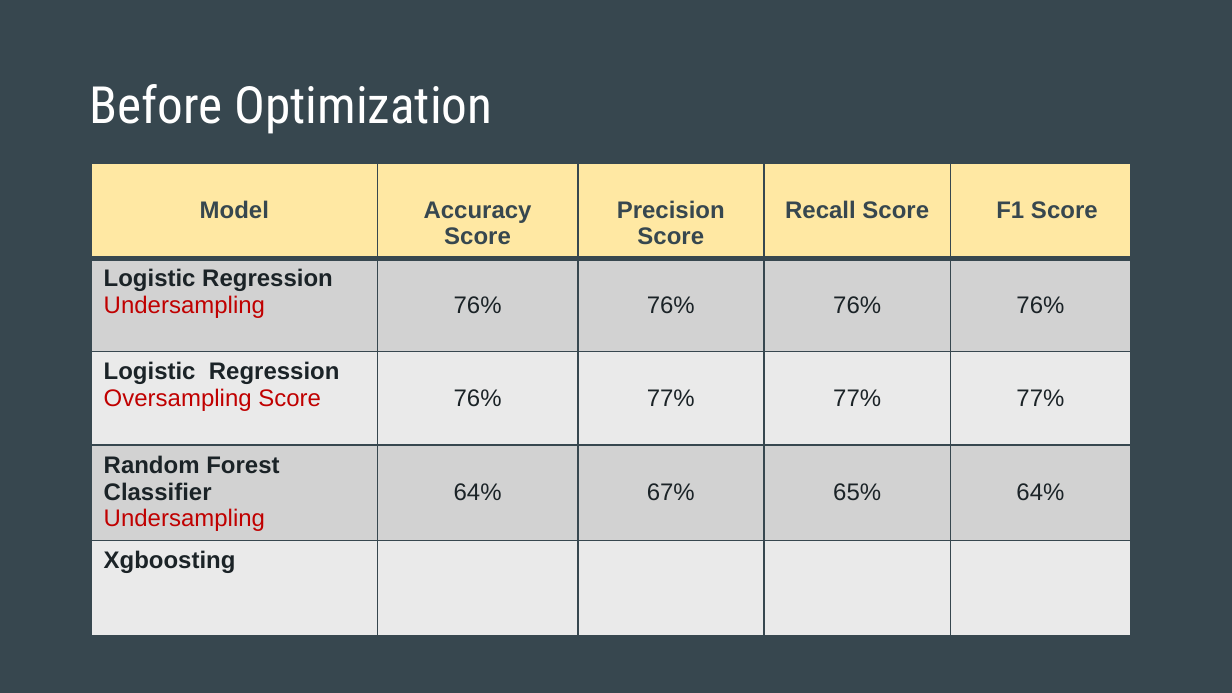
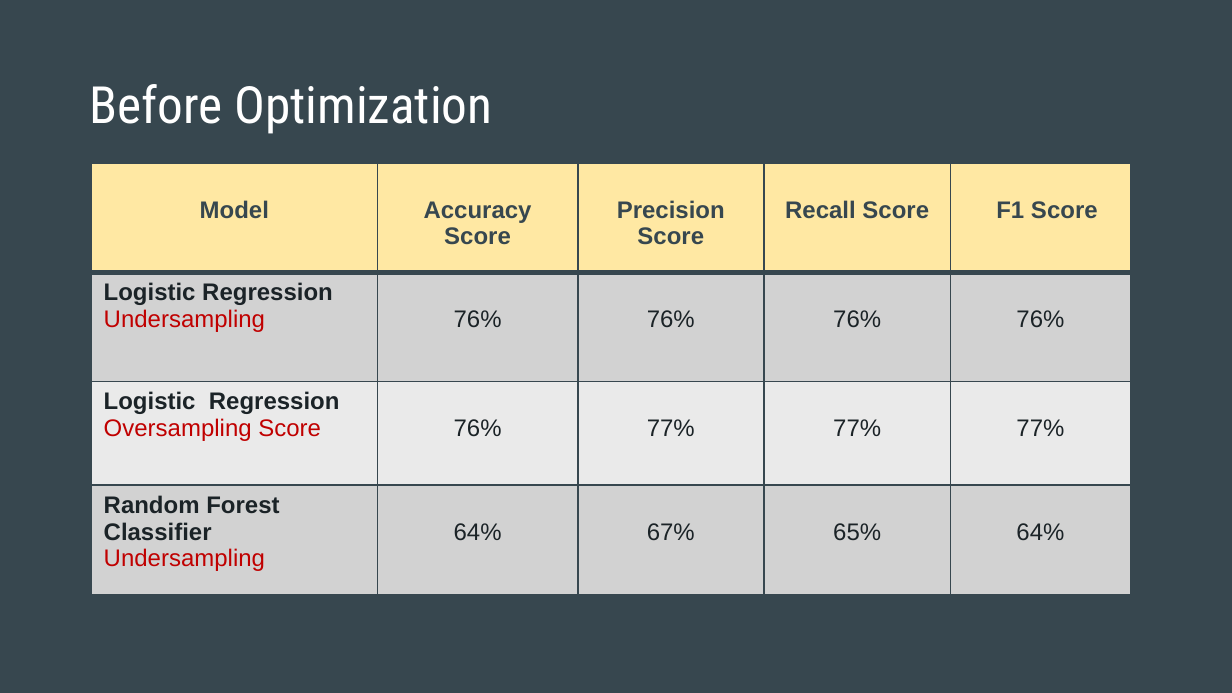
Before and after one commit to apombo90/Predicting_Heart_Disease, a slide deck: slide 18 of Final Project - Group 7.pptx. Drawn at 1232x693 pixels with LibreOffice and Linux fonts; fonts in the diff are those of the drawing. Boxes give left, top, right and bottom in pixels: in the first picture for what was removed or moved away, otherwise in the second. Text is boxed around its words. In the diff, an @@ line names an element or a change of style, - is before the commit and + after.

```diff
--- a/Final Project - Group 7.pptx
+++ b/Final Project - Group 7.pptx
@@ table at box(91, 163, 1131, 594) @@
-row 5: Xgboosting |  |  |  | 
```
Also in this commit, not shown: 3 other slides changed, 4 other files.
